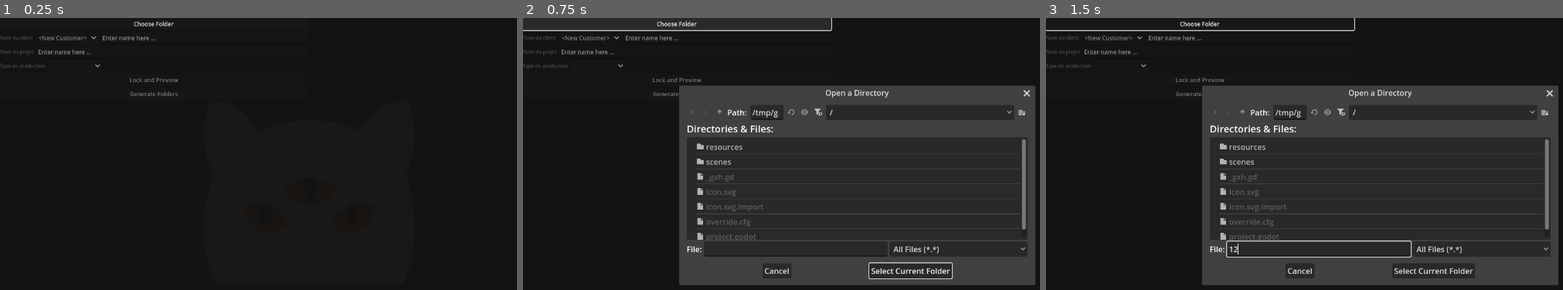
Above: before the commit, frames 1-3 (left to right).
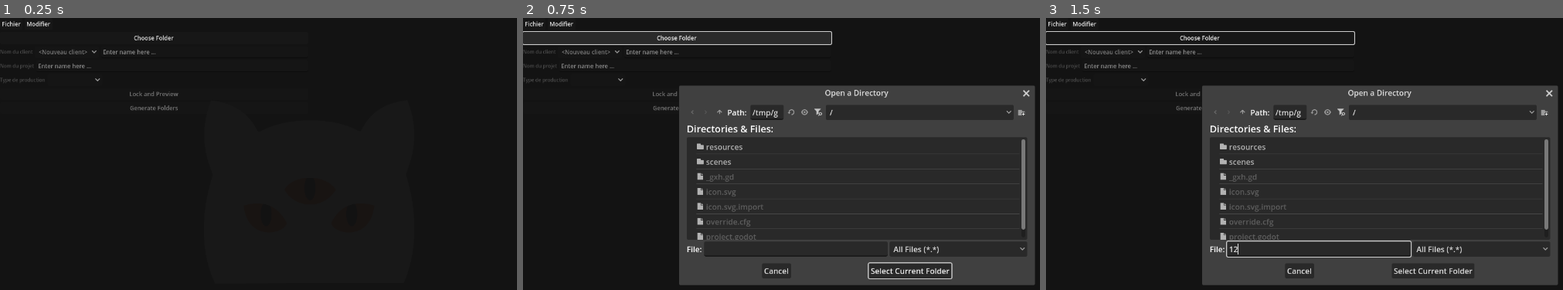
Above: after the commit, the same moments.

Repository: lutzilutz/Dionysos
Game: Godot game, scene res://scenes/main.tscn
The game is run twice, just before and just after one commit, with the same random seed, the same clock (stepped at 60 frames per second) and the same inputs.
Inputs (mouse positions are in pixels of both pictures, inside the frame that each line leads up to):
- Up to frame 1 (0.25 s): no input
- Up to frame 2 (0.75 s): click "Choose Folder" at 0.5 s
- Up to frame 3 (1.5 s): click (1320, 249) at 1.27 s; type "12" at 1.35 s

The runs differ from the first frame. In frame 1, 1.0% of the frame differs, in the area x 0-35%, y 1-35%; in frame 2, 2.4%, in the area x 0-99%, y 0-97%; in frame 3, 2.2%.

Commit message:
Added MenuBar + basic working options

Diff:
--- a/resources/themes/default_button.tres
+++ b/resources/themes/default_button.tres
@@ -4,5 +4,6 @@
 Button/font_sizes/font_size = 12
 Label/font_sizes/font_size = 10
 LineEdit/font_sizes/font_size = 12
+MenuBar/font_sizes/font_size = 12
 OptionButton/font_sizes/font_size = 12
 PopupMenu/font_sizes/font_size = 12
--- a/scenes/main.gd
+++ b/scenes/main.gd
@@ -9,21 +9,21 @@
 
 var FolderLabel = preload("res://scenes/folder_label.tscn")
 
-@onready var form_vbox = get_node("WorkspaceHBox/FormVBox")
-@onready var choose_folder_button = get_node("WorkspaceHBox/FormVBox/ChooseFolderButton")
-@onready var customer_line = get_node("WorkspaceHBox/FormVBox/CustomerLine")
-@onready var customer_label = get_node("WorkspaceHBox/FormVBox/CustomerLine/CustomerLabel")
-@onready var customer_option = get_node("WorkspaceHBox/FormVBox/CustomerLine/CustomerOption")
-@onready var customer_edit = get_node("WorkspaceHBox/FormVBox/CustomerLine/CustomerEdit")
-@onready var project_name_label = get_node("WorkspaceHBox/FormVBox/ProjectNameLine/ProjectNameLabel")
-@onready var project_name_edit = get_node("WorkspaceHBox/FormVBox/ProjectNameLine/ProjectNameEdit")
-@onready var production_type_label = get_node("WorkspaceHBox/FormVBox/ProductionTypeLine/ProductionTypeLabel")
-@onready var production_type_option = get_node("WorkspaceHBox/FormVBox/ProductionTypeLine/ProductionTypeOption")
-@onready var preview_folder_button = get_node("WorkspaceHBox/FormVBox/PreGenerateFolderButton")
-@onready var generate_folder_button = get_node("WorkspaceHBox/FormVBox/GenerateFolderButton")
-@onready var summary_vbox = get_node("WorkspaceHBox/SummaryVBox")
-@onready var summary_label = get_node("WorkspaceHBox/SummaryVBox/SummaryLabel")
-@onready var summary_folders_vbox = get_node("WorkspaceHBox/SummaryVBox/SummaryFoldersVBox")
+@onready var form_vbox = get_node("Window/WorkspaceHBox/FormVBox")
+@onready var choose_folder_button = get_node("Window/WorkspaceHBox/FormVBox/ChooseFolderButton")
+@onready var customer_line = get_node("Window/WorkspaceHBox/FormVBox/CustomerLine")
+@onready var customer_label = get_node("Window/WorkspaceHBox/FormVBox/CustomerLine/CustomerLabel")
+@onready var customer_option = get_node("Window/WorkspaceHBox/FormVBox/CustomerLine/CustomerOption")
+@onready var customer_edit = get_node("Window/WorkspaceHBox/FormVBox/CustomerLine/CustomerEdit")
+@onready var project_name_label = get_node("Window/WorkspaceHBox/FormVBox/ProjectNameLine/ProjectNameLabel")
+@onready var project_name_edit = get_node("Window/WorkspaceHBox/FormVBox/ProjectNameLine/ProjectNameEdit")
+@onready var production_type_label = get_node("Window/WorkspaceHBox/FormVBox/ProductionTypeLine/ProductionTypeLabel")
+@onready var production_type_option = get_node("Window/WorkspaceHBox/FormVBox/ProductionTypeLine/ProductionTypeOption")
+@onready var preview_folder_button = get_node("Window/WorkspaceHBox/FormVBox/PreGenerateFolderButton")
+@onready var generate_folder_button = get_node("Window/WorkspaceHBox/FormVBox/GenerateFolderButton")
+@onready var summary_vbox = get_node("Window/WorkspaceHBox/SummaryVBox")
+@onready var summary_label = get_node("Window/WorkspaceHBox/SummaryVBox/SummaryLabel")
+@onready var summary_folders_vbox = get_node("Window/WorkspaceHBox/SummaryVBox/SummaryFoldersVBox")
 
 var user_preferences: UserPreferences
 var customer_name: String = ""
@@ -96,6 +96,7 @@
 	customer_label.disable(not user_preferences.has_default_path or info_locked)
 	customer_option.disabled = not user_preferences.has_default_path or info_locked
 	customer_edit.editable = user_preferences.has_default_path and not info_locked
+	customer_edit.visible = customer_option.selected == 0
 
 	# Project name
 	project_name_label.disable(not (user_preferences.has_default_path and customer_name != "" and not info_locked))
@@ -119,7 +120,7 @@
 
 func build_customer_options() -> void:
 	customer_option.clear()
-	customer_option.add_item("<New customer>")
+	customer_option.add_item("<Nouveau client>")
 	for d in DirAccess.get_directories_at(user_preferences.default_path):
 		customer_option.add_item(d)
 
@@ -228,3 +229,40 @@
 	update_controls()
 	update_summary()
 	generate_folders_label()
+
+# MenuBar signals =================================================================================
+
+func _on_file_menu_id_pressed(id: int) -> void:
+	match id:
+		0:
+			PrintUtility.print_info("Quitting the software ...")
+			get_tree().quit()
+		1:
+			PrintUtility.print_info("Starting new project ...")
+			customer_name = ""
+			customer_option.selected = 0
+			customer_edit.text = ""
+			project_name = ""
+			project_name_edit.text = ""
+			project_name_edit.modulate = Color(1,1,1,1)
+			production_type_option.selected = -1
+			info_locked = false
+			for c in summary_folders_vbox.get_children():
+				c.desactivate()
+			preview_folder_button.text = "Lock and Preview"
+			update_controls()
+			update_summary()
+		_:
+			PrintUtility.print_info("Unkown file menu option")
+
+func _on_edit_menu_id_pressed(id: int) -> void:
+	match id:
+		0:
+			PrintUtility.print_info("Reset preferences")
+			user_preferences.reset_user_preferences(USER_PREF_PATH)
+			project_name = ""
+			customer_name = ""
+			update_controls()
+			update_summary()
+		_:
+			PrintUtility.print_info("Unkown edition menu option")
--- a/scenes/main.tscn
+++ b/scenes/main.tscn
@@ -29,7 +29,7 @@
 file_mode = 2
 access = 2
 
-[node name="WorkspaceHBox" type="HBoxContainer" parent="."]
+[node name="Window" type="VBoxContainer" parent="."]
 layout_mode = 1
 anchors_preset = 15
 anchor_right = 1.0
@@ -37,63 +37,86 @@
 grow_horizontal = 2
 grow_vertical = 2
 
-[node name="FormVBox" type="VBoxContainer" parent="WorkspaceHBox"]
+[node name="MenuBar" type="MenuBar" parent="Window"]
+layout_mode = 2
+theme = ExtResource("3_4krfr")
+
+[node name="FileMenu" type="PopupMenu" parent="Window/MenuBar"]
+title = "Fichier"
+item_count = 2
+item_0/text = "Nouveau projet"
+item_0/id = 1
+item_1/text = "Quitter"
+item_1/id = 0
+
+[node name="EditMenu" type="PopupMenu" parent="Window/MenuBar"]
+auto_translate_mode = 1
+title = "Modifier"
+item_count = 1
+item_0/text = "Réinitialiser les préférences"
+item_0/id = 0
+
+[node name="WorkspaceHBox" type="HBoxContainer" parent="Window"]
+layout_mode = 2
+size_flags_vertical = 3
+
+[node name="FormVBox" type="VBoxContainer" parent="Window/WorkspaceHBox"]
 layout_mode = 2
 size_flags_horizontal = 3
 
-[node name="ChooseFolderButton" type="Button" parent="WorkspaceHBox/FormVBox"]
+[node name="ChooseFolderButton" type="Button" parent="Window/WorkspaceHBox/FormVBox"]
 layout_mode = 2
 theme = ExtResource("3_4krfr")
 text = "Choose Folder"
 
-[node name="SavePrefButton" type="Button" parent="WorkspaceHBox/FormVBox"]
+[node name="SavePrefButton" type="Button" parent="Window/WorkspaceHBox/FormVBox"]
 visible = false
 layout_mode = 2
 theme = ExtResource("3_4krfr")
 text = "Save Preferences"
 
-[node name="CustomerLine" type="HBoxContainer" parent="WorkspaceHBox/FormVBox"]
+[node name="CustomerLine" type="HBoxContainer" parent="Window/WorkspaceHBox/FormVBox"]
 layout_mode = 2
 
-[node name="CustomerLabel" parent="WorkspaceHBox/FormVBox/CustomerLine" instance=ExtResource("4_tbgi4")]
+[node name="CustomerLabel" parent="Window/WorkspaceHBox/FormVBox/CustomerLine" instance=ExtResource("4_tbgi4")]
 layout_mode = 2
 text = "Nom du client"
 
-[node name="CustomerOption" type="OptionButton" parent="WorkspaceHBox/FormVBox/CustomerLine"]
+[node name="CustomerOption" type="OptionButton" parent="Window/WorkspaceHBox/FormVBox/CustomerLine"]
 layout_mode = 2
 theme = ExtResource("3_4krfr")
 selected = 0
 item_count = 1
-popup/item_0/text = "<New Customer>"
+popup/item_0/text = "<Nouveau client>"
 popup/item_0/id = 0
 
-[node name="CustomerEdit" type="LineEdit" parent="WorkspaceHBox/FormVBox/CustomerLine"]
+[node name="CustomerEdit" type="LineEdit" parent="Window/WorkspaceHBox/FormVBox/CustomerLine"]
 layout_mode = 2
 size_flags_horizontal = 3
 theme = ExtResource("3_4krfr")
 placeholder_text = "Enter name here ..."
 
-[node name="ProjectNameLine" type="HBoxContainer" parent="WorkspaceHBox/FormVBox"]
+[node name="ProjectNameLine" type="HBoxContainer" parent="Window/WorkspaceHBox/FormVBox"]
 layout_mode = 2
 
-[node name="ProjectNameLabel" parent="WorkspaceHBox/FormVBox/ProjectNameLine" instance=ExtResource("4_tbgi4")]
+[node name="ProjectNameLabel" parent="Window/WorkspaceHBox/FormVBox/ProjectNameLine" instance=ExtResource("4_tbgi4")]
 layout_mode = 2
 text = "Nom du projet"
 
-[node name="ProjectNameEdit" type="LineEdit" parent="WorkspaceHBox/FormVBox/ProjectNameLine"]
+[node name="ProjectNameEdit" type="LineEdit" parent="Window/WorkspaceHBox/FormVBox/ProjectNameLine"]
 layout_mode = 2
 size_flags_horizontal = 3
 theme = ExtResource("3_4krfr")
 placeholder_text = "Enter name here ..."
 
-[node name="ProductionTypeLine" type="HBoxContainer" parent="WorkspaceHBox/FormVBox"]
+[node name="ProductionTypeLine" type="HBoxContainer" parent="Window/WorkspaceHBox/FormVBox"]
 layout_mode = 2
 
-[node name="ProductionTypeLabel" parent="WorkspaceHBox/FormVBox/ProductionTypeLine" instance=ExtResource("4_tbgi4")]
+[node name="ProductionTypeLabel" parent="Window/WorkspaceHBox/FormVBox/ProductionTypeLine" instance=ExtResource("4_tbgi4")]
 layout_mode = 2
 text = "Type de production"
 
-[node name="ProductionTypeOption" type="OptionButton" parent="WorkspaceHBox/FormVBox/ProductionTypeLine"]
+[node name="ProductionTypeOption" type="OptionButton" parent="Window/WorkspaceHBox/FormVBox/ProductionTypeLine"]
 layout_mode = 2
 theme = ExtResource("3_4krfr")
 item_count = 2
@@ -102,40 +125,43 @@
 popup/item_1/text = "Projet interne"
 popup/item_1/id = 1
 
-[node name="PreGenerateFolderButton" type="Button" parent="WorkspaceHBox/FormVBox"]
+[node name="PreGenerateFolderButton" type="Button" parent="Window/WorkspaceHBox/FormVBox"]
 layout_mode = 2
 theme = ExtResource("3_4krfr")
 text = "Lock and Preview"
 
-[node name="GenerateFolderButton" type="Button" parent="WorkspaceHBox/FormVBox"]
+[node name="GenerateFolderButton" type="Button" parent="Window/WorkspaceHBox/FormVBox"]
 layout_mode = 2
 theme = ExtResource("3_4krfr")
 text = "Generate Folders"
 
-[node name="Label" type="Label" parent="WorkspaceHBox/FormVBox"]
+[node name="Label" type="Label" parent="Window/WorkspaceHBox/FormVBox"]
+visible = false
 layout_mode = 2
 theme = ExtResource("3_4krfr")
 
-[node name="SummaryVBox" type="VBoxContainer" parent="WorkspaceHBox"]
+[node name="SummaryVBox" type="VBoxContainer" parent="Window/WorkspaceHBox"]
 layout_mode = 2
 size_flags_horizontal = 3
 
-[node name="SummaryLabel" type="Label" parent="WorkspaceHBox/SummaryVBox"]
+[node name="SummaryLabel" type="Label" parent="Window/WorkspaceHBox/SummaryVBox"]
 layout_mode = 2
 size_flags_horizontal = 3
 size_flags_vertical = 1
 theme = ExtResource("3_4krfr")
 
-[node name="SummaryFoldersVBox" type="VBoxContainer" parent="WorkspaceHBox/SummaryVBox"]
+[node name="SummaryFoldersVBox" type="VBoxContainer" parent="Window/WorkspaceHBox/SummaryVBox"]
 layout_mode = 2
 
 [connection signal="canceled" from="FileDialog" to="." method="_on_file_dialog_canceled"]
 [connection signal="dir_selected" from="FileDialog" to="." method="_on_file_dialog_dir_selected"]
-[connection signal="pressed" from="WorkspaceHBox/FormVBox/ChooseFolderButton" to="." method="_on_choose_folder_button_pressed"]
-[connection signal="pressed" from="WorkspaceHBox/FormVBox/SavePrefButton" to="." method="_on_save_pref_button_pressed"]
-[connection signal="item_selected" from="WorkspaceHBox/FormVBox/CustomerLine/CustomerOption" to="." method="_on_customer_option_item_selected"]
-[connection signal="text_changed" from="WorkspaceHBox/FormVBox/CustomerLine/CustomerEdit" to="." method="_on_customer_edit_text_changed"]
-[connection signal="text_changed" from="WorkspaceHBox/FormVBox/ProjectNameLine/ProjectNameEdit" to="." method="_on_project_name_edit_text_changed"]
-[connection signal="item_selected" from="WorkspaceHBox/FormVBox/ProductionTypeLine/ProductionTypeOption" to="." method="_on_production_type_option_item_selected"]
-[connection signal="pressed" from="WorkspaceHBox/FormVBox/PreGenerateFolderButton" to="." method="_on_pre_generate_folder_button_pressed"]
-[connection signal="pressed" from="WorkspaceHBox/FormVBox/GenerateFolderButton" to="." method="_on_generate_folder_button_pressed"]
+[connection signal="id_pressed" from="Window/MenuBar/FileMenu" to="." method="_on_file_menu_id_pressed"]
+[connection signal="id_pressed" from="Window/MenuBar/EditMenu" to="." method="_on_edit_menu_id_pressed"]
+[connection signal="pressed" from="Window/WorkspaceHBox/FormVBox/ChooseFolderButton" to="." method="_on_choose_folder_button_pressed"]
+[connection signal="pressed" from="Window/WorkspaceHBox/FormVBox/SavePrefButton" to="." method="_on_save_pref_button_pressed"]
+[connection signal="item_selected" from="Window/WorkspaceHBox/FormVBox/CustomerLine/CustomerOption" to="." method="_on_customer_option_item_selected"]
+[connection signal="text_changed" from="Window/WorkspaceHBox/FormVBox/CustomerLine/CustomerEdit" to="." method="_on_customer_edit_text_changed"]
+[connection signal="text_changed" from="Window/WorkspaceHBox/FormVBox/ProjectNameLine/ProjectNameEdit" to="." method="_on_project_name_edit_text_changed"]
+[connection signal="item_selected" from="Window/WorkspaceHBox/FormVBox/ProductionTypeLine/ProductionTypeOption" to="." method="_on_production_type_option_item_selected"]
+[connection signal="pressed" from="Window/WorkspaceHBox/FormVBox/PreGenerateFolderButton" to="." method="_on_pre_generate_folder_button_pressed"]
+[connection signal="pressed" from="Window/WorkspaceHBox/FormVBox/GenerateFolderButton" to="." method="_on_generate_folder_button_pressed"]
--- a/scenes/user_preferences.gd
+++ b/scenes/user_preferences.gd
@@ -50,3 +50,9 @@
 	res.customers = json.get("customers", [])
 
 	return res
+
+func reset_user_preferences(path: String) -> void:
+	default_path = ""
+	has_default_path = false
+	customers = []
+	save_to_file(path)
